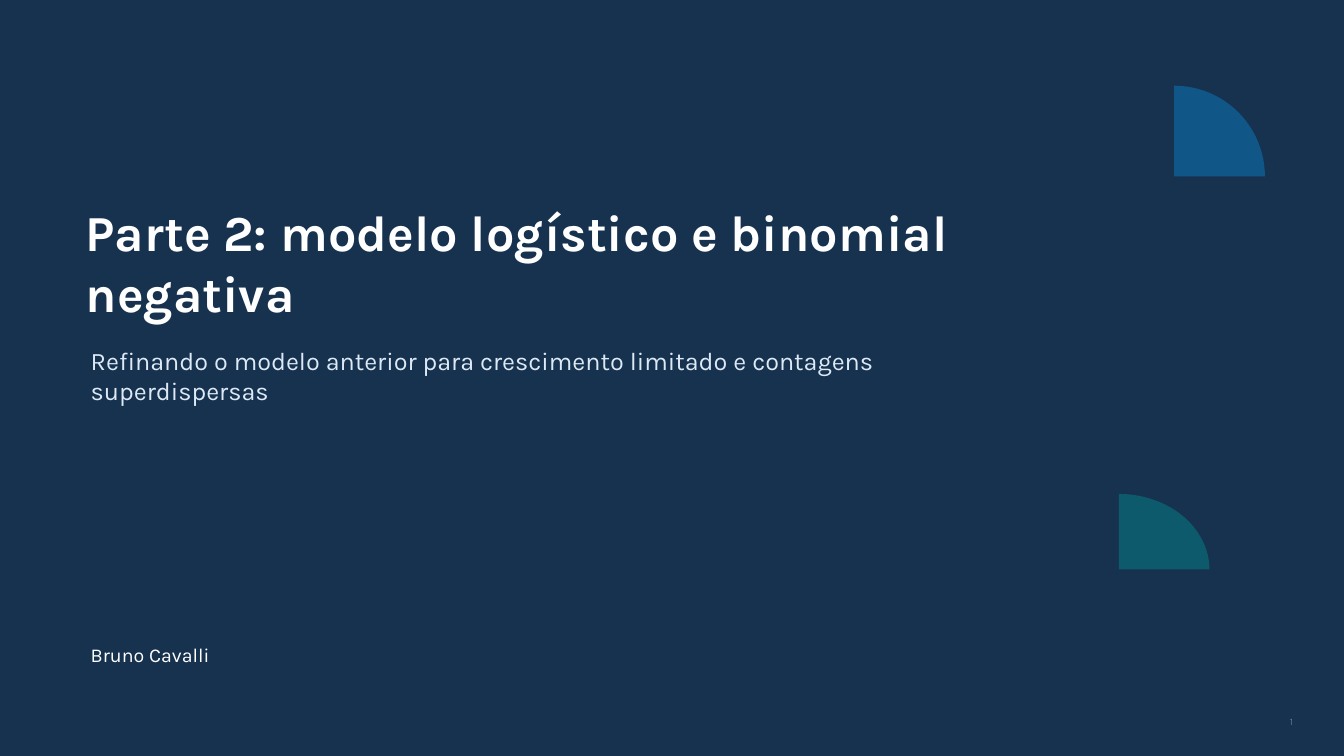
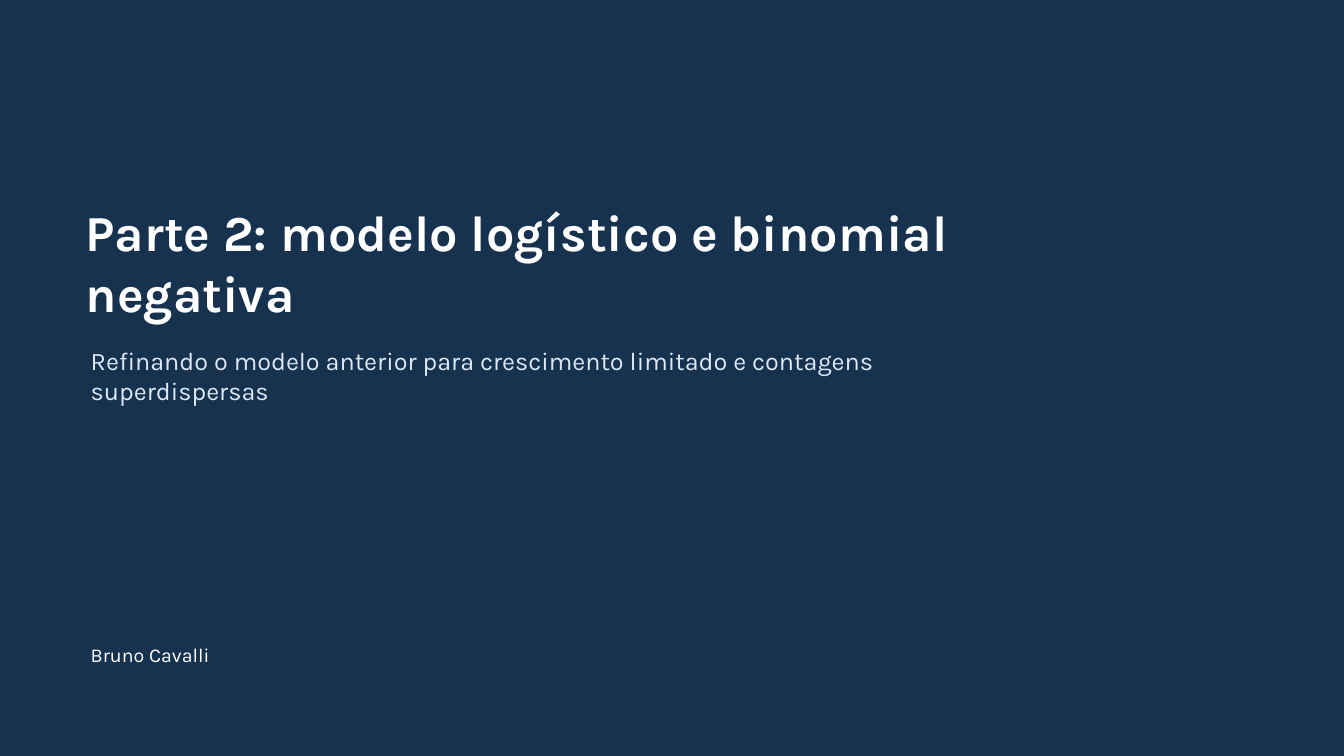
Before and after one commit to BrunoCavalli/trabalho-de-epidemiologia, a slide deck: slide 1 of parte_2_modelo_logistico_binomial_negativa.pptx. Drawn at 1344x756 pixels with LibreOffice and Linux fonts; fonts in the diff are those of the drawing. Boxes give left, top, right and bottom in pixels: in the first picture for what was removed or moved away, otherwise in the second. Text is boxed around its words. In the diff, an @@ line names an element or a change of style, - is before the commit and + after.

```diff
--- a/parte_2_modelo_logistico_binomial_negativa.pptx
+++ b/parte_2_modelo_logistico_binomial_negativa.pptx
@@ arc (boxed as its full ellipse) removed at (1084,86,1265,267) @@
@@ arc (boxed as its full ellipse) removed at (1028,494,1210,645) @@
```
Also in this commit, not shown: 6 other slides changed, 2 slides added, 2 slides removed, 1 other file.
